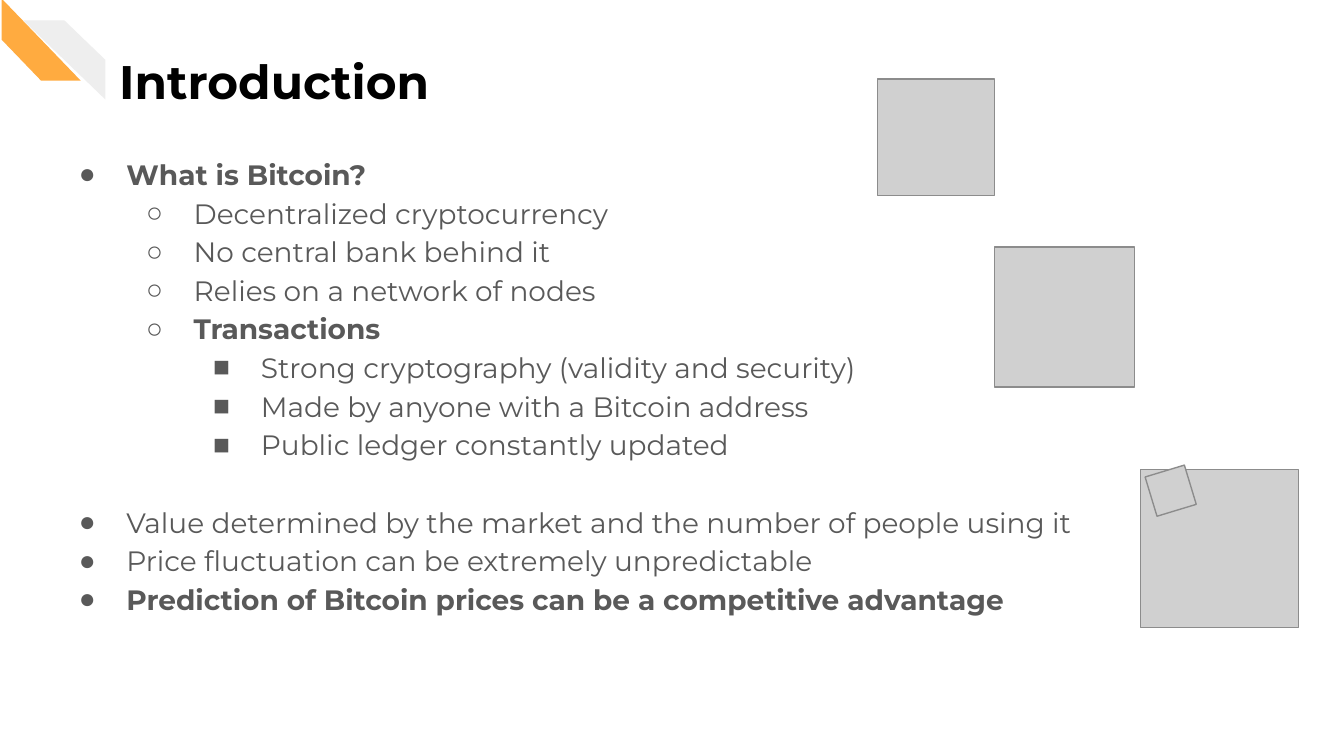
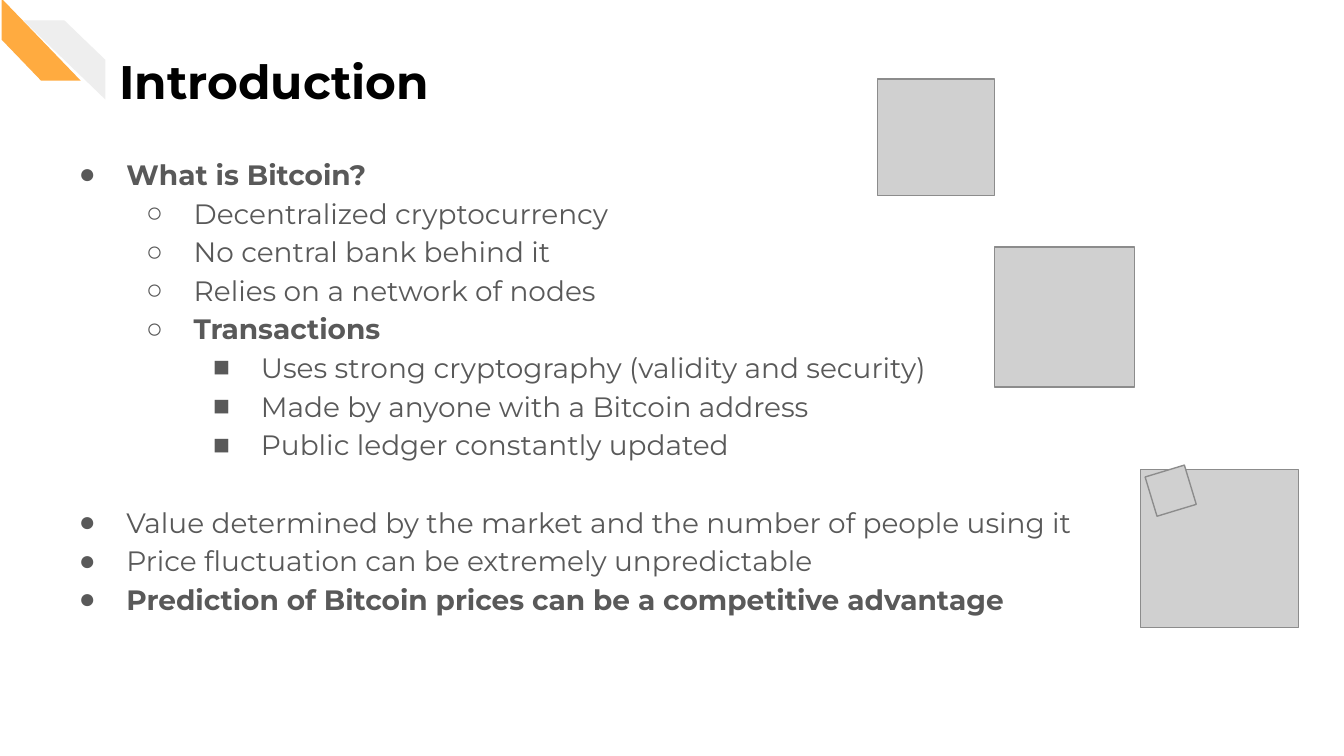
Before and after one commit to CorsiDanilo/bitcoin-price-prediction-with-pyspark, a slide deck: slide 7 of presentation/presentation.pptx. Drawn at 1344x756 pixels with LibreOffice and Linux fonts; fonts in the diff are those of the drawing; grey boxes stand for pictures. Boxes give left, top, right and bottom in pixels: in the first picture for what was removed or moved away, otherwise in the second. Text is boxed around its words. In the diff, an @@ line names an element or a change of style, - is before the commit and + after.

```diff
--- a/presentation/presentation.pptx
+++ b/presentation/presentation.pptx
@@ text at [261,357,925,384]: text changed @@
-    ■ Strong cryptography (validity and security)
+    ■ Uses strong cryptography (validity and security)
```
Also in this commit, not shown: 8 other slides changed.
